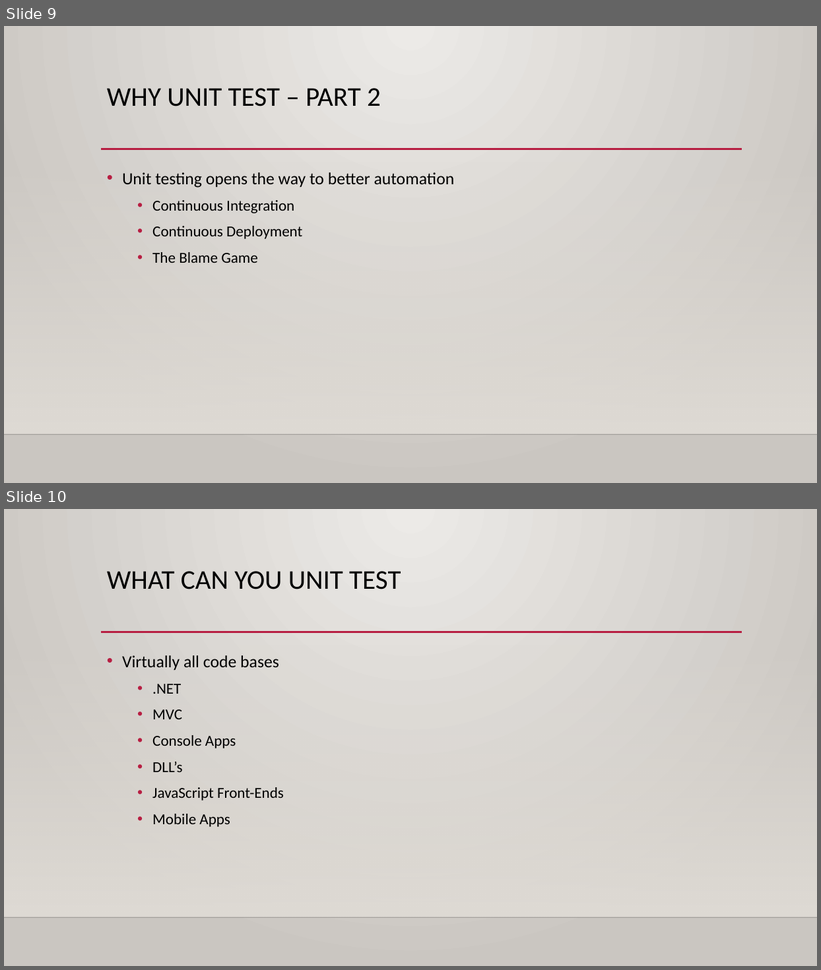
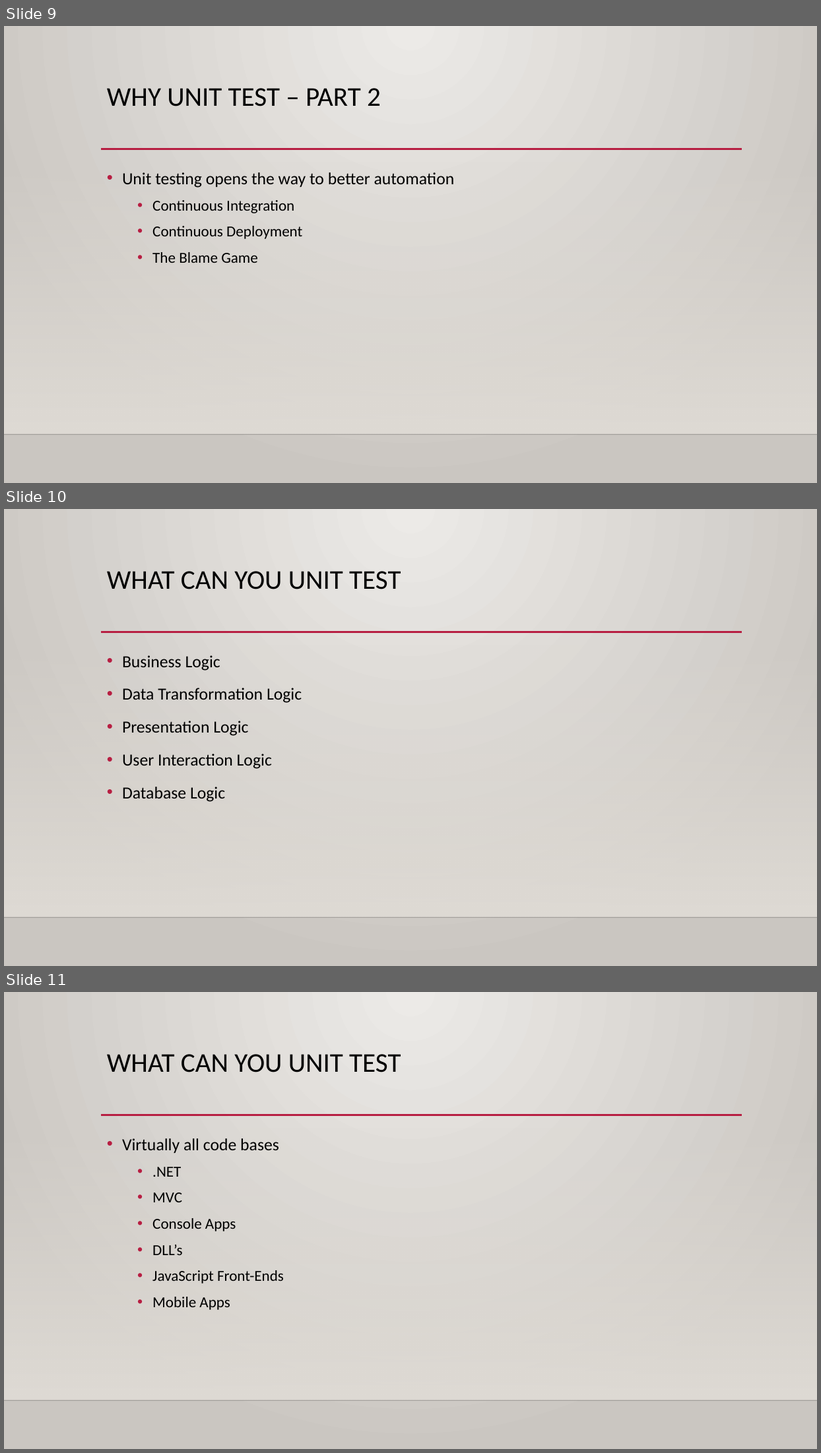
Before and after one commit to Wauna/UnitTestingPresentation, a slide deck: Presentation/UnitTesting.pptx. Shown one above the other, each under a label of ours: slides 9 and 10 before the commit, slides 9, 10 and 11 after it. The pictures are 821x970 and 821x1453 pixels, drawn with LibreOffice and Linux fonts; fonts in the diff are those of the drawing; background and template pictures are left out. Boxes give left, top, right and bottom in pixels: in the first picture for what was removed or moved away, otherwise in the second. Text is boxed around its words. In the diff, an @@ line names an element or a change of style, - is before the commit and + after.

```diff
--- a/Presentation/UnitTesting.pptx
+++ b/Presentation/UnitTesting.pptx
@@ slide 10 added at (4, 509, 817, 966), background gradient #ECEAE7 to #CAC7C1; not listed: 3 template elements that a slide beside it also shows @@
@@ title added at (107, 571, 401, 590), 32 pt, text #000000 @@
+WHAT CAN YOU UNIT TEST
@@ text added at (122, 656, 302, 802), 20 pt, text #000000 @@
+• Business Logic
+• Data Transformation Logic
+• Presentation Logic
+• User Interaction Logic
+• Database Logic
@@ what was slide 10 is now slide 11 @@
```
Also in this commit, not shown: 1 slide changed, 13 other files.
